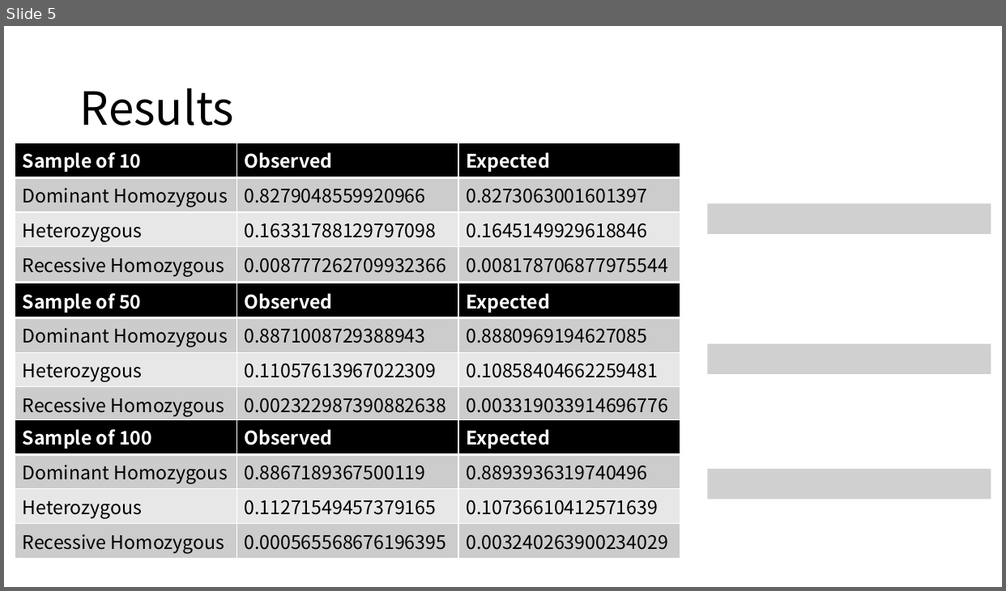
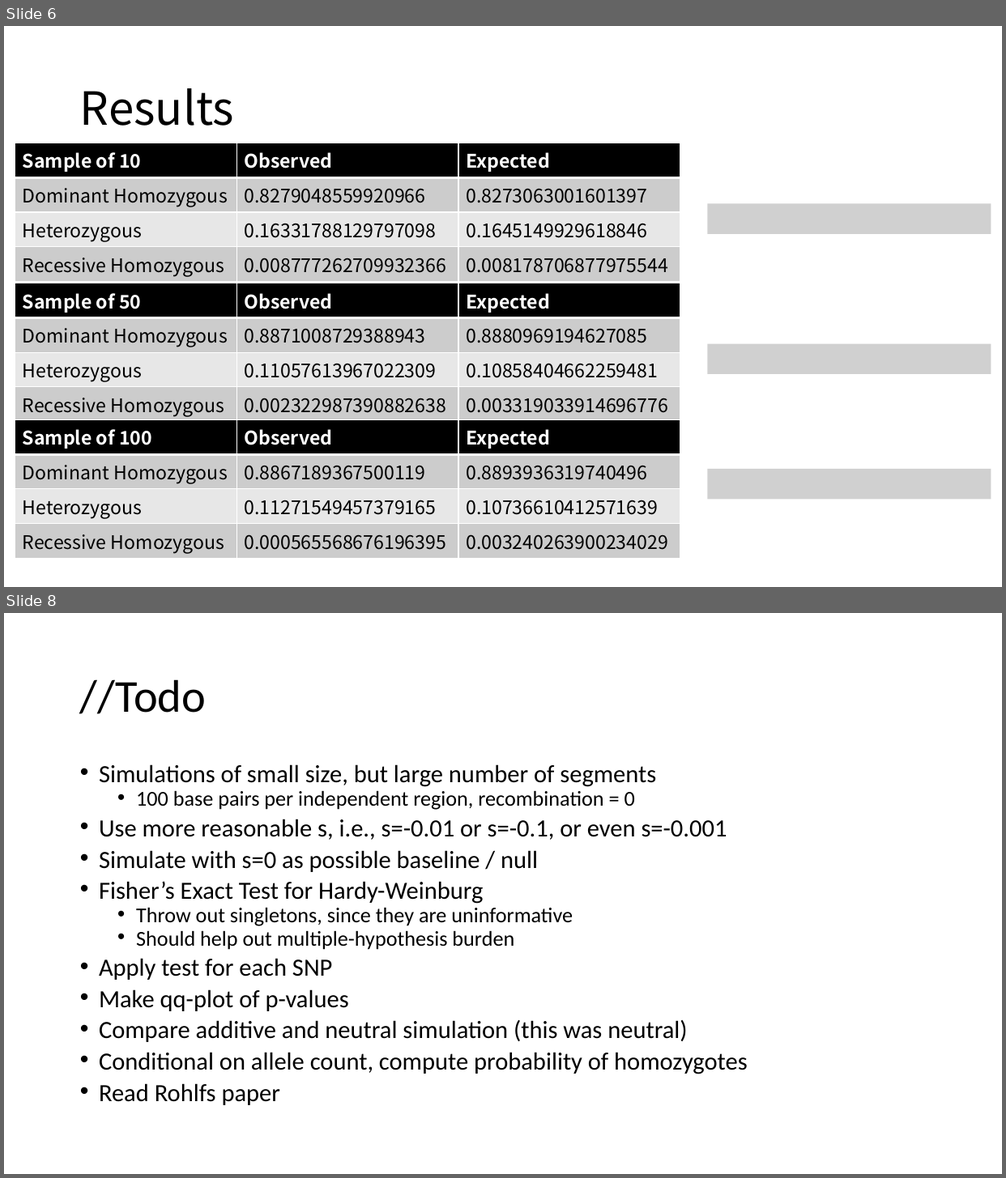
Before and after one commit to jon-mah/RDM_HW, a slide deck: Summary/20201007_RDM_HW_rotation_update.pptx. Shown one above the other, each under a label of ours: slide 5 before the commit, slides 6 and 8 after it; the slides between them are not shown. The pictures are 1006x591 and 1006x1178 pixels, drawn with LibreOffice and Linux fonts; fonts in the diff are those of the drawing; grey boxes stand for pictures. Boxes give left, top, right and bottom in pixels: in the first picture for what was removed or moved away, otherwise in the second. Text is boxed around its words. In the diff, an @@ line names an element or a change of style, - is before the commit and + after.

Commit message:
Simulation scripts, chromosomes.

```diff
--- a/Summary/20201007_RDM_HW_rotation_update.pptx
+++ b/Summary/20201007_RDM_HW_rotation_update.pptx
@@ slide 8 added at bbox=[4, 613, 1002, 1174], background #FFFFFF @@
@@ title added at bbox=[80, 679, 206, 714], 44 pt, text #000000 @@
+//Todo
@@ text added at bbox=[99, 764, 748, 1105], 23.8 pt, text #000000 @@
+• Simulations of small size, but large number of segments
+  • 100 base pairs per independent region, recombination = 0
+• Use more reasonable s, i.e., s=-0.01 or s=-0.1, or even s=-0.001
+• Simulate with s=0 as possible baseline / null
+• Fisher’s Exact Test for Hardy-Weinburg
+  • Throw out singletons, since they are uninformative
+  • Should help out multiple-hypothesis burden
+• Apply test for each SNP
+• Make qq-plot of p-values
+• Compare additive and neutral simulation (this was neutral)
+• Conditional on allele count, compute probability of homozygotes
+• Read Rohlfs paper
@@ what was slide 5 is now slide 6 @@
```
Also in this commit, not shown: 3 slides changed, 1 other slide added, 4 other files.
